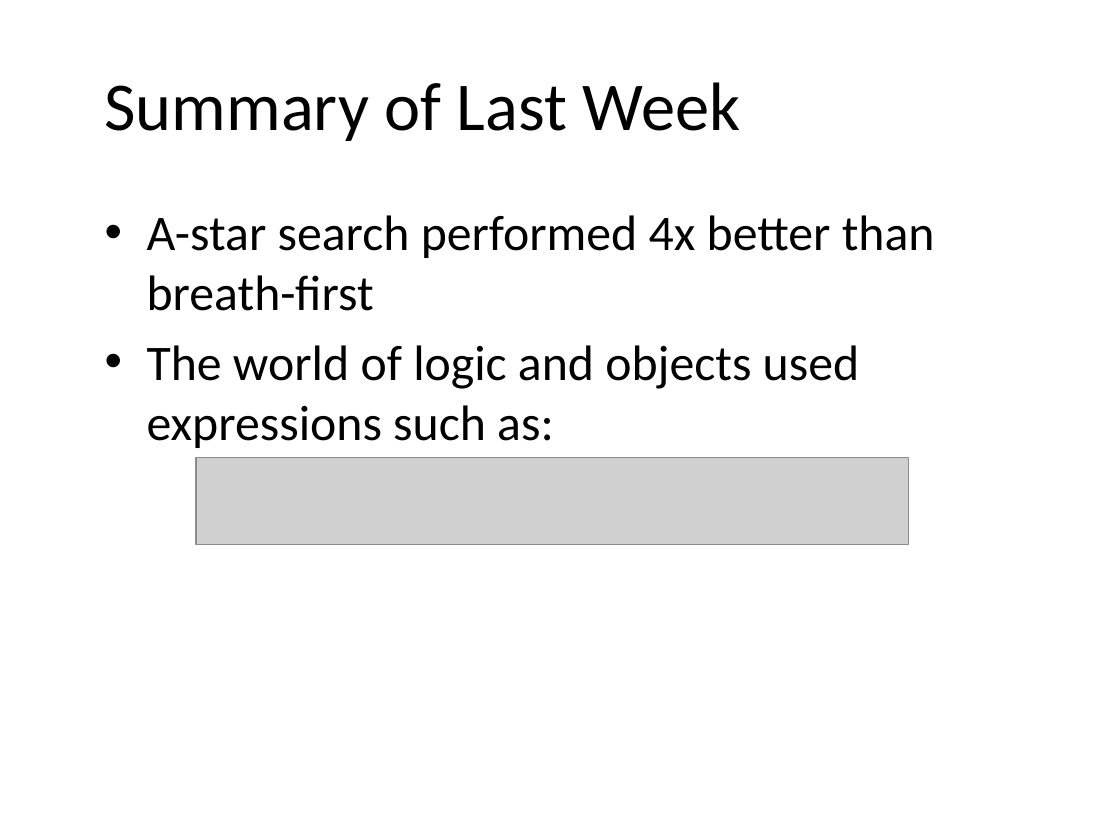
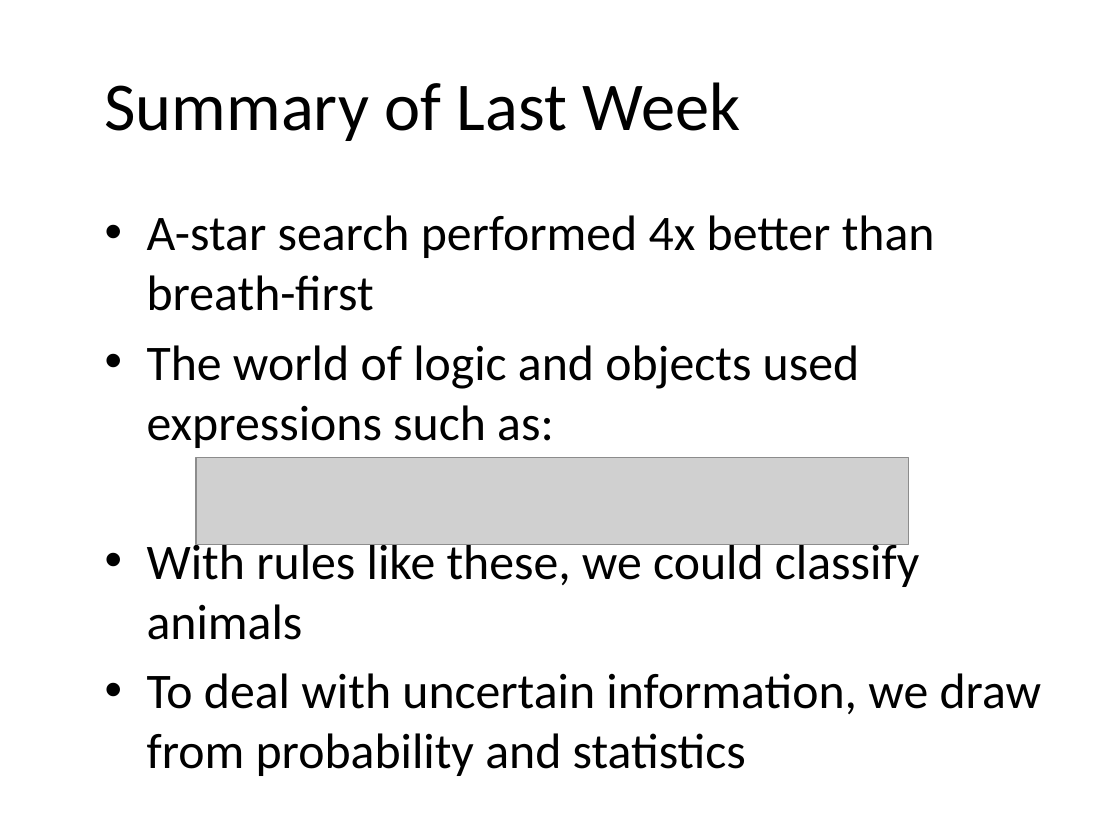
Before and after one commit to JeffRisberg/PythonNotebooksForAI, a slide deck: slide 3 of Documents/60-Introduction.pptx. Drawn at 1120x840 pixels with LibreOffice and Linux fonts; fonts in the diff are those of the drawing; grey boxes stand for pictures; background and template pictures are left out. Boxes give left, top, right and bottom in pixels: in the first picture for what was removed or moved away, otherwise in the second. Text is boxed around its words. In the diff, an @@ line names an element or a change of style, - is before the commit and + after.

Commit message:
updated slides

```diff
--- a/Documents/60-Introduction.pptx
+++ b/Documents/60-Introduction.pptx
@@ text at (147, 538, 1042, 776): paragraphs added @@
+• With rules like these, we could classify animals
+• To deal with uncertain information, we draw from probability and statistics
```
Also in this commit, not shown: 14 slides added, 2 other files.
